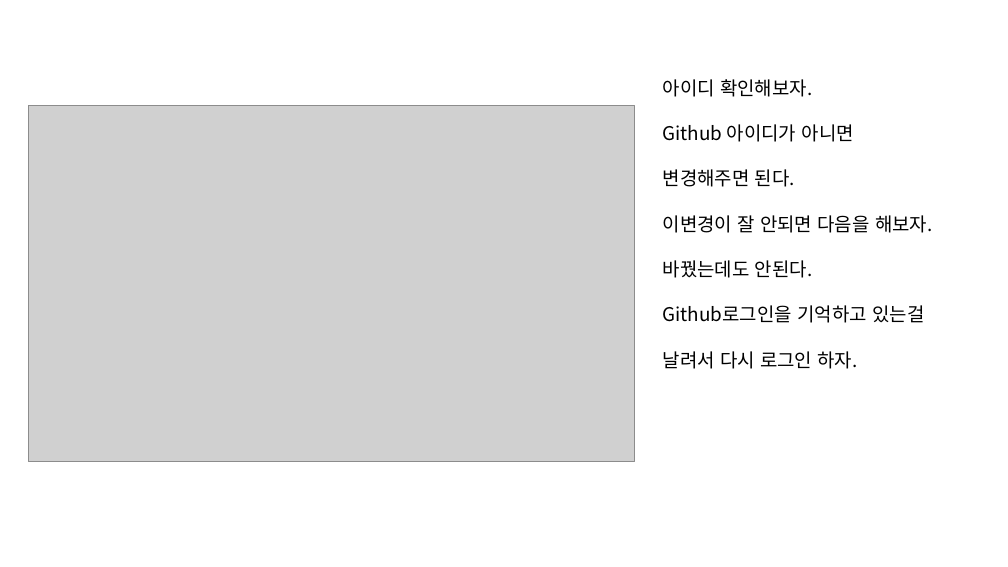
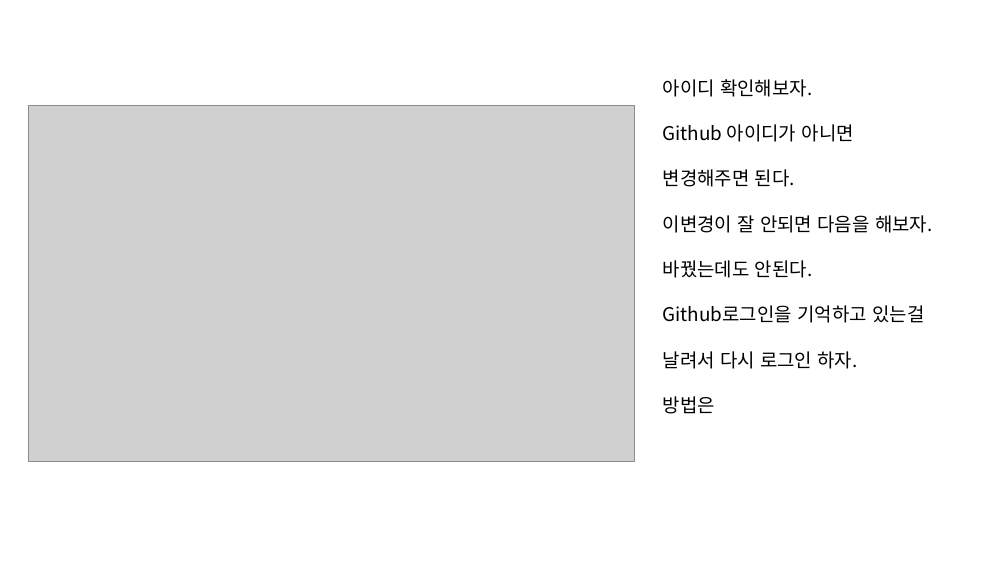
Before and after one commit to JaeSuGang/AssortRockAssignment, a slide deck: slide 18 of DOC/공통문서/github 사용법.pptx. Drawn at 1008x567 pixels with LibreOffice and Linux fonts; fonts in the diff are those of the drawing; grey boxes stand for pictures. Boxes give left, top, right and bottom in pixels: in the first picture for what was removed or moved away, otherwise in the second. Text is boxed around its words. In the diff, an @@ line names an element or a change of style, - is before the commit and + after.

```diff
--- a/DOC/공통문서/github 사용법.pptx
+++ b/DOC/공통문서/github 사용법.pptx
@@ text at (663, 396, 715, 414): paragraph added @@
+방법은
```
Also in this commit, not shown: 1 other slide changed, 3 slides added.
